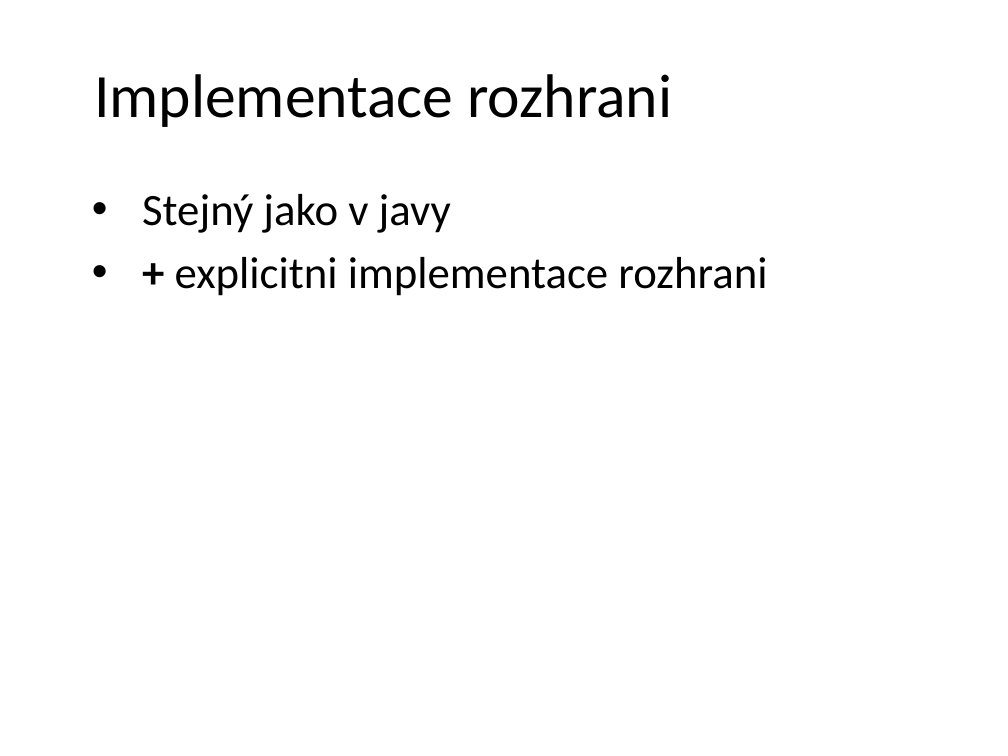
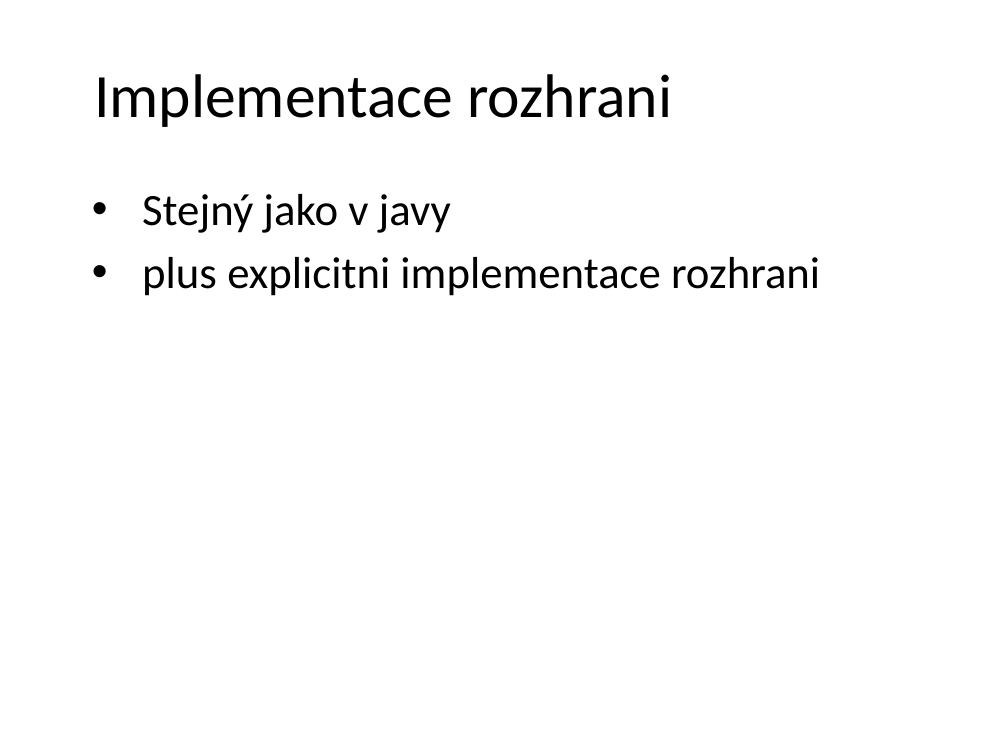
Before and after one commit to petrbalat/Skoleni-Csharp-NET, a slide deck: slide 11 of prezentace.pptx. Drawn at 1008x756 pixels with LibreOffice and Linux fonts; fonts in the diff are those of the drawing; background and template pictures are left out. Boxes give left, top, right and bottom in pixels: in the first picture for what was removed or moved away, otherwise in the second. Text is boxed around its words. In the diff, an @@ line names an element or a change of style, - is before the commit and + after.

```diff
--- a/prezentace.pptx
+++ b/prezentace.pptx
@@ text at <box>142,257,820,296</box>: text changed @@
-• + explicitni implementace rozhrani
+• plus explicitni implementace rozhrani
```
Also in this commit, not shown: 1 slide added.
